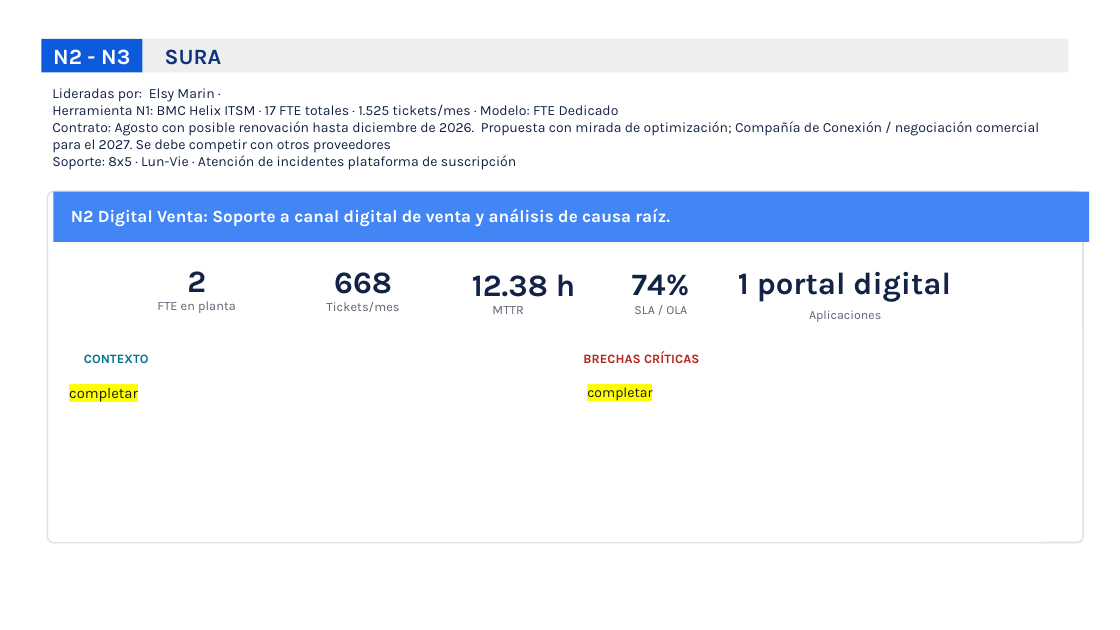
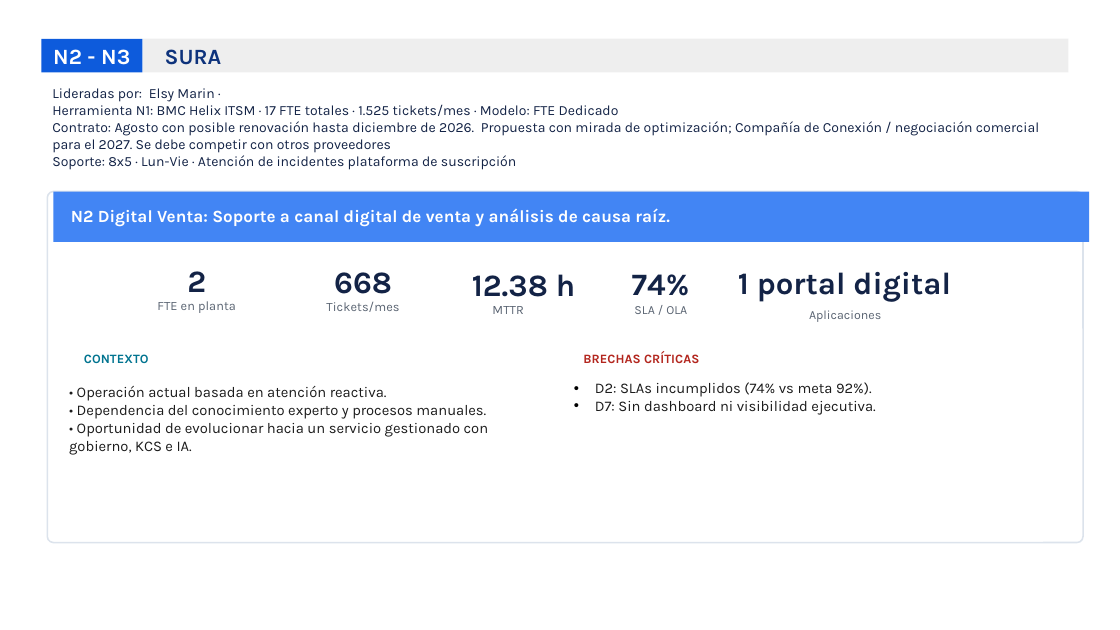
Before and after one commit to nataliazarthapersonalsoft/mesadeservicio-modernizacionaplicaciones, a slide deck: slide 9 of 02-Ingenieria/01-investigacion_operaciones/04-lecciones_aprendidas/Levantar lecciones aprendidas mesas actuales.pptx (slide 26 before the commit). Drawn at 1120x630 pixels with LibreOffice and Linux fonts; fonts in the diff are those of the drawing; background and template pictures are left out. Boxes give left, top, right and bottom in pixels: in the first picture for what was removed or moved away, otherwise in the second. Text is boxed around its words. In the diff, an @@ line names an element or a change of style, - is before the commit and + after.

```diff
--- a/02-Ingenieria/01-investigacion_operaciones/04-lecciones_aprendidas/Levantar lecciones aprendidas mesas actuales.pptx
+++ b/02-Ingenieria/01-investigacion_operaciones/04-lecciones_aprendidas/Levantar lecciones aprendidas mesas actuales.pptx
@@ text removed at (69, 388, 138, 402) @@
-completar
@@ text added at (69, 386, 489, 455), 9.5 pt, text #1C1C1C @@
+• Operación actual basada en atención reactiva.
+• Dependencia del conocimiento experto y procesos manuales.
+• Oportunidad de evolucionar hacia un servicio gestionado con gobierno, KCS e IA.
@@ text removed at (587, 387, 652, 401) @@
-completar
@@ text added at (595, 382, 875, 415), 9.5 pt, text #1C1C1C @@
+• D2: SLAs incumplidos (74% vs meta 92%).
+• D7: Sin dashboard ni visibilidad ejecutiva.
```
Also in this commit, not shown: 10 other slides changed, 7 slides added, 33 slides removed, 9 other files.
